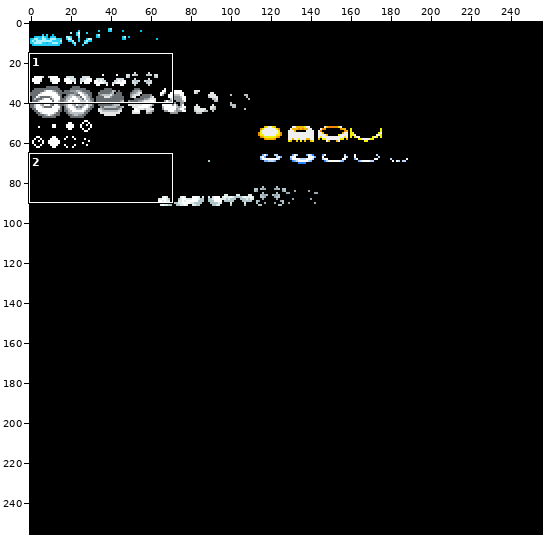
A sprite sheet gets an edit: gfx/sprEffects.png. Above, an overview of the earlier version with the close-up marked.
Close-up. Old version:
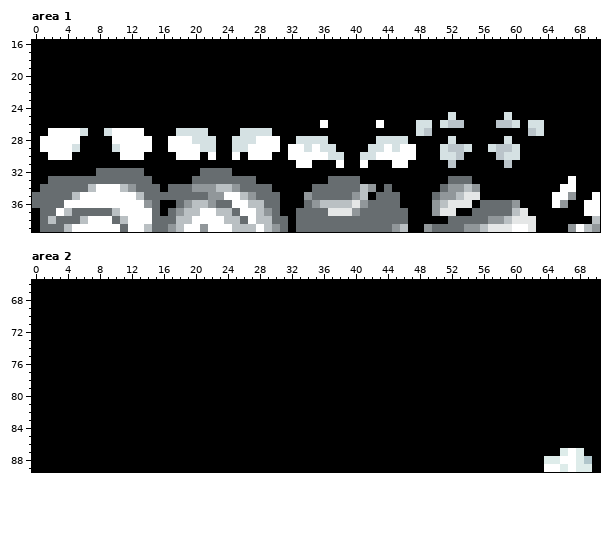
The file is 256x256 pixels. Shown: area 1: x 0..70, y 16..39; area 2: x 0..70, y 66..89.
The result:
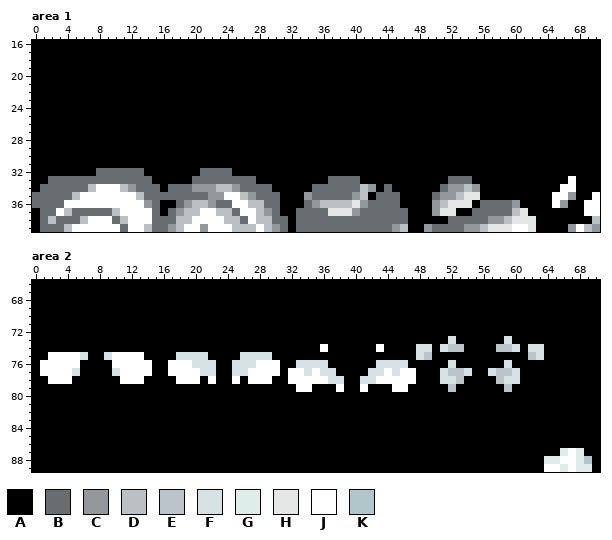
Palette (. is transparent): A #000000  B #676d70  C #91979a  D #bac0c3  E #bac4ca  F #d5e1e3  G #deecea  H #e5e7e7  J #ffffff  K #b1c6cb
Difference:
Area 1:
Colour E gives way to colour A in row 26 at x 52 to 53 and 58 to 59; in row 27 at x 49 and 62; in row 29 at x 52 to 53 and 58 to 59; in row 30 at x 53 and 58; in row 31 at x 52 and 59.
Colour F gives way to colour A in row 25 at x 52 and 59; in row 26 at x 48 to 49, 51, 60 and 62 to 63; in row 27 at x 6, 9, 18 to 21, 26 to 29, 48 and 63; in row 28 at x 20 to 22, 25 to 27, 33 to 36, 43 to 46, 52 and 59; in row 29 at x 5, 10, 21 to 22, 25 to 26, 34, 36 to 37, 42 to 43, 45, 51, 54, 57 and 60; in row 30 at x 37 to 38, 41 to 42, 51 to 52 and 59 to 60.
Colour J gives way to colour A in row 26 at x 36 and 43; in row 27 at x 2 to 5 and 10 to 13; in row 28 at x 1 to 5, 10 to 14, 17 to 19 and 28 to 30; in row 29 at x 1 to 4, 11 to 14, 17 to 20, 27 to 30, 32 to 33, 35, 44 and 46 to 47; in row 30 at x 2 to 4, 11 to 13, 18 to 20, 22, 25, 27 to 29, 32 to 36 and 43 to 47; in row 31 at x 33 to 34, 38, 41 and 45 to 46.
Area 2:
Colour A gives way to colour E in row 74 at x 52 to 53 and 58 to 59; in row 75 at x 49 and 62; in row 77 at x 52 to 53 and 58 to 59; in row 78 at x 53 and 58; in row 79 at x 52 and 59.
Colour A gives way to colour F in row 73 at x 52 and 59; in row 74 at x 48 to 49, 51, 60 and 62 to 63; in row 75 at x 6, 9, 18 to 21, 26 to 29, 48 and 63; in row 76 at x 20 to 22, 25 to 27, 33 to 36, 43 to 46, 52 and 59; in row 77 at x 5, 10, 21 to 22, 25 to 26, 34, 36 to 37, 42 to 43, 45, 51, 54, 57 and 60; in row 78 at x 37 to 38, 41 to 42, 51 to 52 and 59 to 60.
Colour A gives way to colour J in row 74 at x 36 and 43; in row 75 at x 2 to 5 and 10 to 13; in row 76 at x 1 to 5, 10 to 14, 17 to 19 and 28 to 30; in row 77 at x 1 to 4, 11 to 14, 17 to 20, 27 to 30, 32 to 33, 35, 44 and 46 to 47; in row 78 at x 2 to 4, 11 to 13, 18 to 20, 22, 25, 27 to 29, 32 to 36 and 43 to 47; in row 79 at x 33 to 34, 38, 41 and 45 to 46.
Pixel boxes of the changes (left, top, right, bottom) in both close-ups:
changed: (40, 112, 544, 168)
changed: (40, 336, 544, 392)
